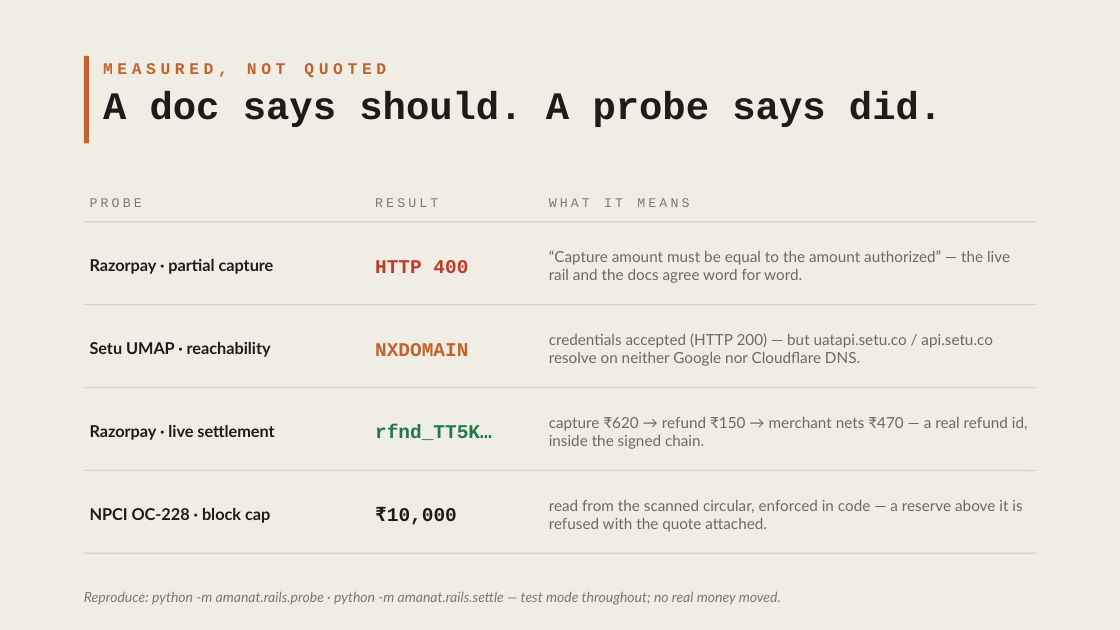
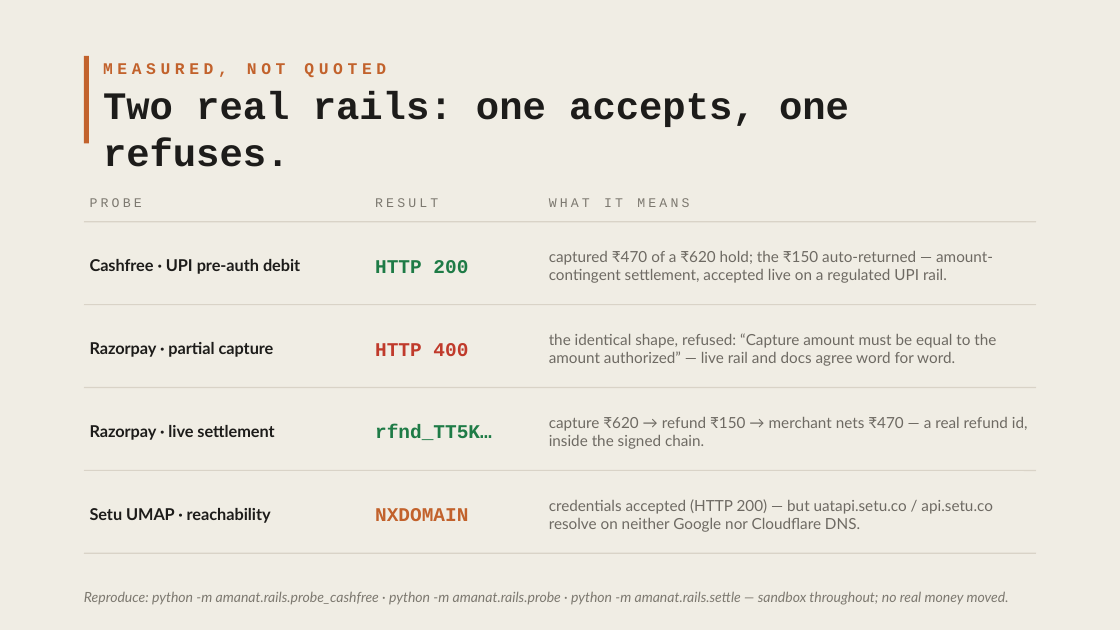
Before and after one commit to HERPESME/amanat, a slide deck: slide 8 of docs/pitch/amanat-deck.pptx. Drawn at 1120x630 pixels with LibreOffice and Linux fonts; fonts in the diff are those of the drawing. Boxes give left, top, right and bottom in pixels: in the first picture for what was removed or moved away, otherwise in the second. Text is boxed around its words. In the diff, an @@ line names an element or a change of style, - is before the commit and + after.

```diff
--- a/docs/pitch/amanat-deck.pptx
+++ b/docs/pitch/amanat-deck.pptx
@@ text at [103,91,849,167]: text changed @@
-A doc says should. A probe says did.
+Two real rails: one accepts, one refuses.
@@ text added at [90,259,300,274], 10.5 pt, text #1D1C1A, bold @@
+Cashfree · UPI pre-auth debit
@@ text at [375,260,468,273]: text changed; text colour #C03A2B to #1E7B46 @@
-HTTP 400
+HTTP 200
@@ text at [549,251,993,283]: text changed @@
-“Capture amount must be equal to the amount authorized” — the live rail and the docs agree word for word.
+captured ₹470 of a ₹620 hold; the ₹150 auto-returned — amount-contingent settlement, accepted live on a regulated UPI rail.
@@ text "Razorpay · partial capture": place and size @@
-text "Razorpay · partial capture" at [90,259,274,274]
+text "Razorpay · partial capture" at [90,342,274,357]
@@ text removed at [90,342,271,357] @@
-Setu UMAP · reachability
@@ text at [375,343,468,356]: text changed; text colour #C2622C to #C03A2B @@
-NXDOMAIN
+HTTP 400
@@ text at [549,333,996,366]: text changed @@
-credentials accepted (HTTP 200) — but uatapi.setu.co / api.setu.co resolve on neither Google nor Cloudflare DNS.
+the identical shape, refused: “Capture amount must be equal to the amount authorized” — live rail and docs agree word for word.
@@ text at [90,508,271,523]: text changed @@
-NPCI OC-228 · block cap
+Setu UMAP · reachability
@@ text at [375,508,468,521]: text changed; text colour #1D1C1A to #C2622C @@
-₹10,000
+NXDOMAIN
@@ text at [549,499,992,532]: text changed @@
-read from the scanned circular, enforced in code — a reserve above it is refused with the quote attached.
+credentials accepted (HTTP 200) — but uatapi.setu.co / api.setu.co resolve on neither Google nor Cloudflare DNS.
@@ text at [84,592,1009,605]: text changed @@
-Reproduce: python -m amanat.rails.probe · python -m amanat.rails.settle — test mode throughout; no real money moved.
+Reproduce: python -m amanat.rails.probe_cashfree · python -m amanat.rails.probe · python -m amanat.rails.settle — sandbox throughout; no real money moved.
```
Also in this commit, not shown: 5 other slides changed, 3 other files.
